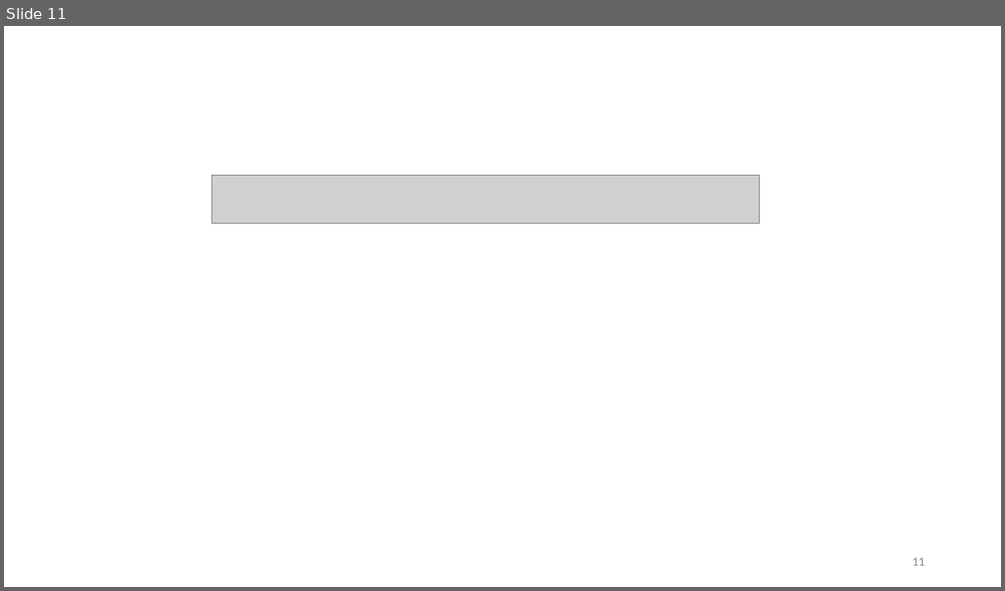
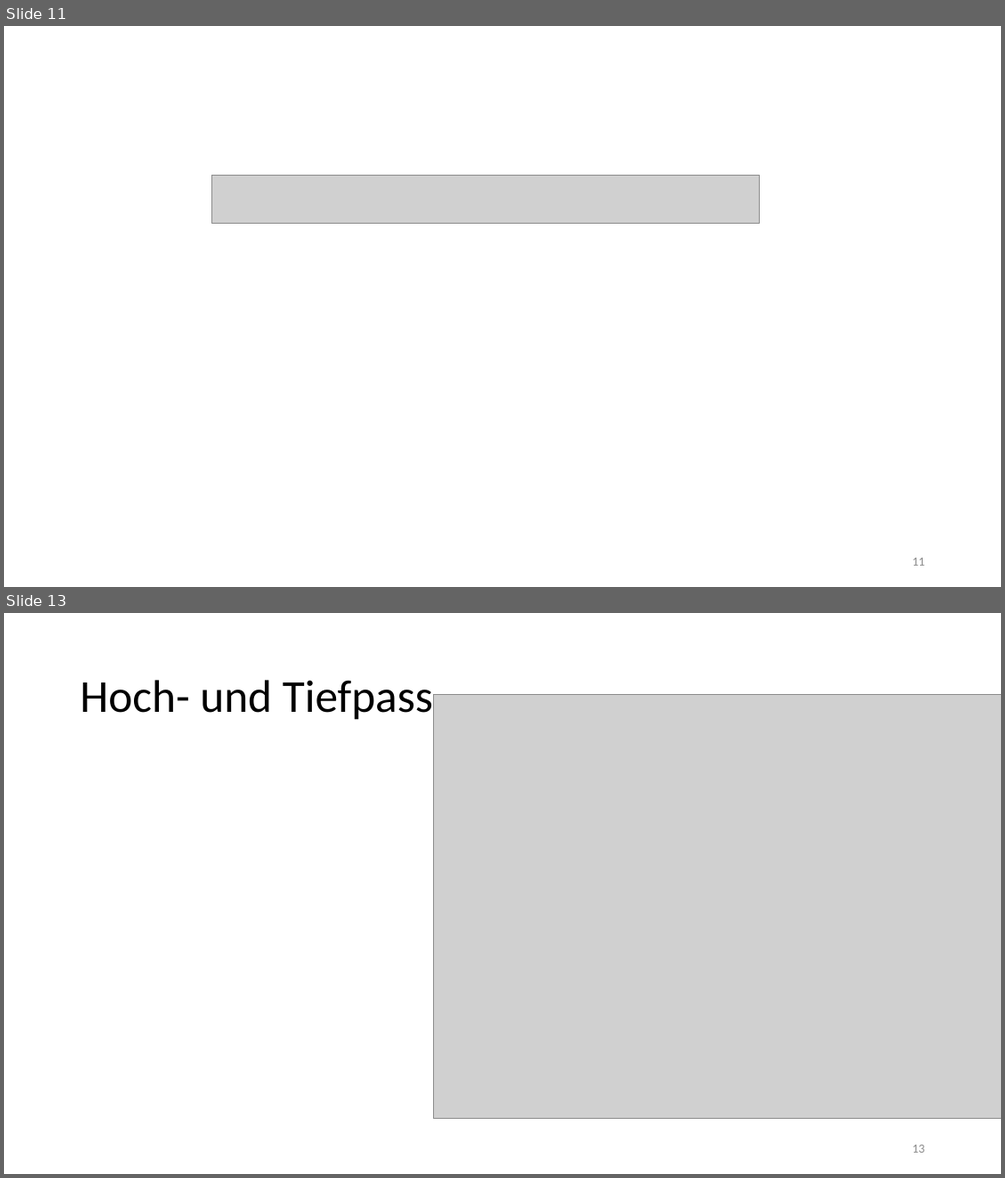
Before and after one commit to thewhitecat/grundpraktikum1, a slide deck: grundpraktikum2/E-Lehre/E-Lehre.pptx. Shown one above the other, each under a label of ours: slide 11 before the commit, slides 11 and 13 after it; the slides between them are not shown. The pictures are 1005x591 and 1005x1178 pixels, drawn with LibreOffice and Linux fonts; fonts in the diff are those of the drawing; grey boxes stand for pictures. Boxes give left, top, right and bottom in pixels: in the first picture for what was removed or moved away, otherwise in the second. Text is boxed around its words. In the diff, an @@ line names an element or a change of style, - is before the commit and + after.

```diff
--- a/grundpraktikum2/E-Lehre/E-Lehre.pptx
+++ b/grundpraktikum2/E-Lehre/E-Lehre.pptx
@@ slide 13 added at (4,613,1001,1174), background #FFFFFF @@
@@ title added at (80,680,433,720), 44 pt, text #000000 @@
+Hoch- und Tiefpass
@@ picture added at (433,695,1001,1119) @@
@@ page number added at (912,1144,924,1152), 12 pt, text #8C8C8C @@
+13
```
Also in this commit, not shown: 2 other slides added.
